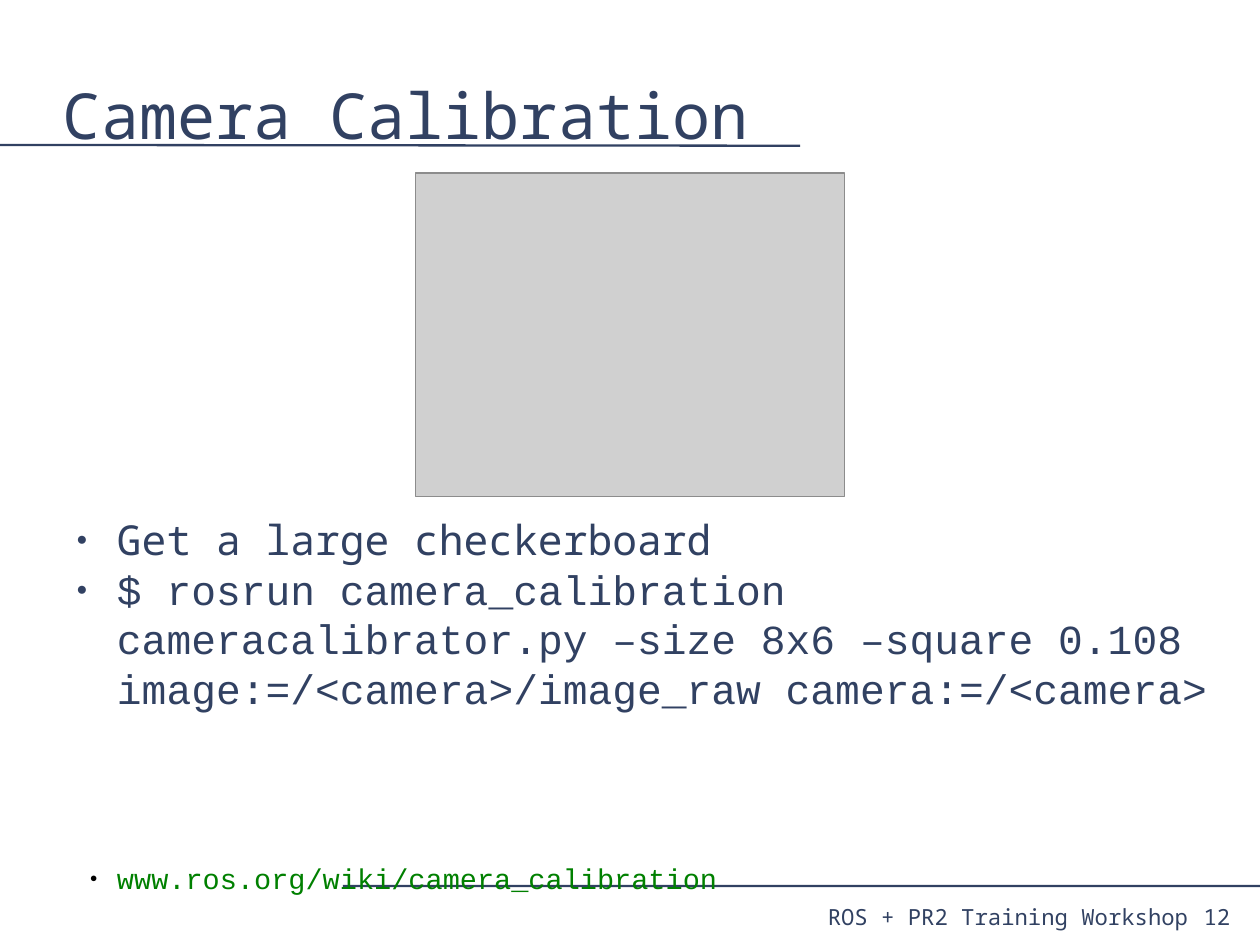
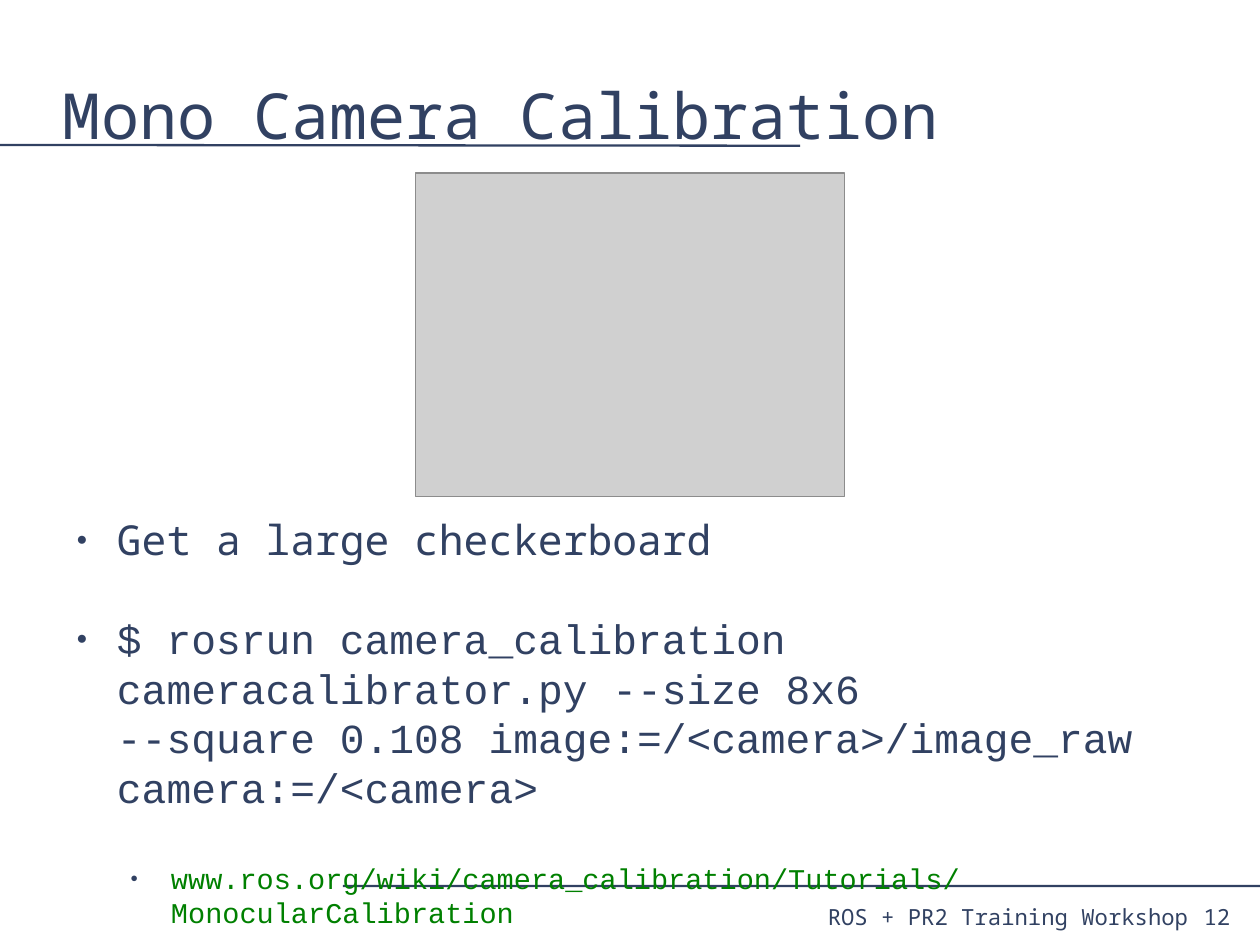
Before and after one commit to PR2/pr2_docs, a slide deck: slide 12 of pr2_training_workshop/processing_camera_data/slides.odp. Drawn at 1260x945 pixels with LibreOffice and Linux fonts; fonts in the diff are those of the drawing; grey boxes stand for pictures. Boxes give left, top, right and bottom in pixels: in the first picture for what was removed or moved away, otherwise in the second. Text is boxed around its words. In the diff, an @@ line names an element or a change of style, - is before the commit and + after.

Commit message:
processing_camera_data: Switched monocular part a bit to parallel stereo better. Warnings on what not to do in the exercises. Updated commands. Formatting tweaks.

```diff
--- a/pr2_training_workshop/processing_camera_data/slides.odp
+++ b/pr2_training_workshop/processing_camera_data/slides.odp
@@ title at [63,90,939,147]: text changed @@
-Camera Calibration
+Mono Camera Calibration
@@ text at [117,624,1133,895]: text changed @@
-● $ rosrun camera_calibration cameracalibrator.py –size 8x6 –square 0.108 image:=/<camera>/image_raw camera:=/<camera>
+● $ rosrun camera_calibration cameracalibrator.py --size 8x6
+  --square 0.108 image:=/<camera>/image_raw camera:=/<camera>
+● www.ros.org/wiki/camera_calibration/Tutorials/MonocularCalibration
```
Also in this commit, not shown: 14 other slides changed, 1 slide added, 1 other file.
